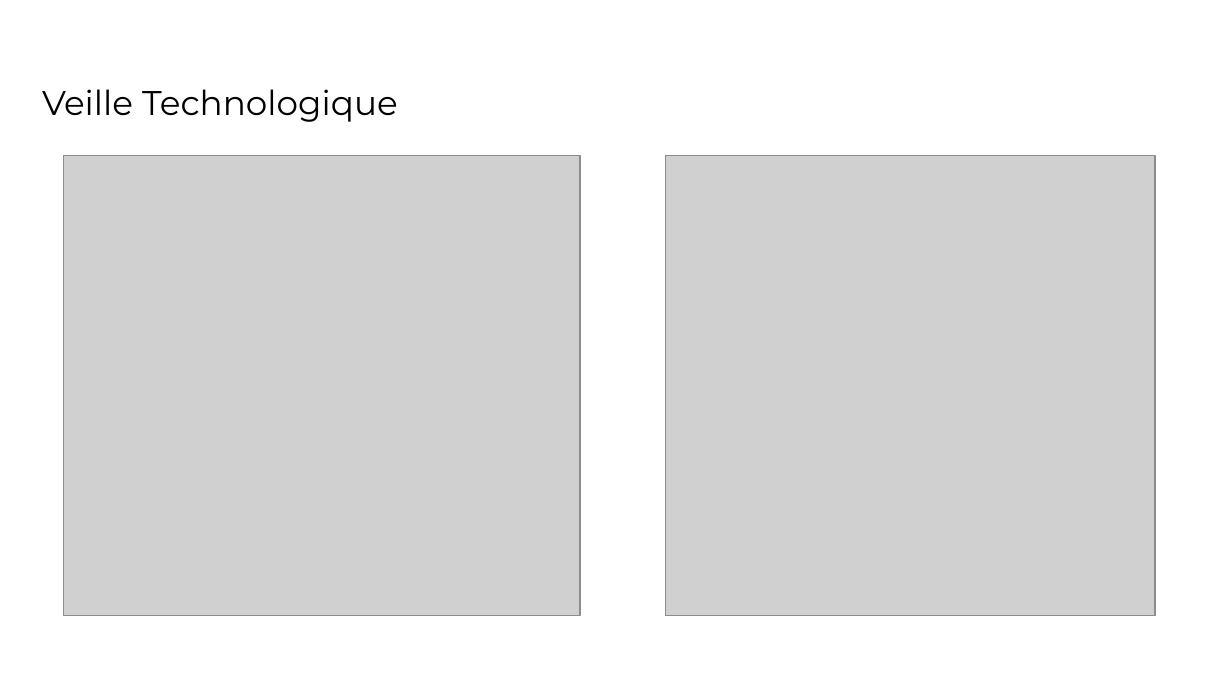
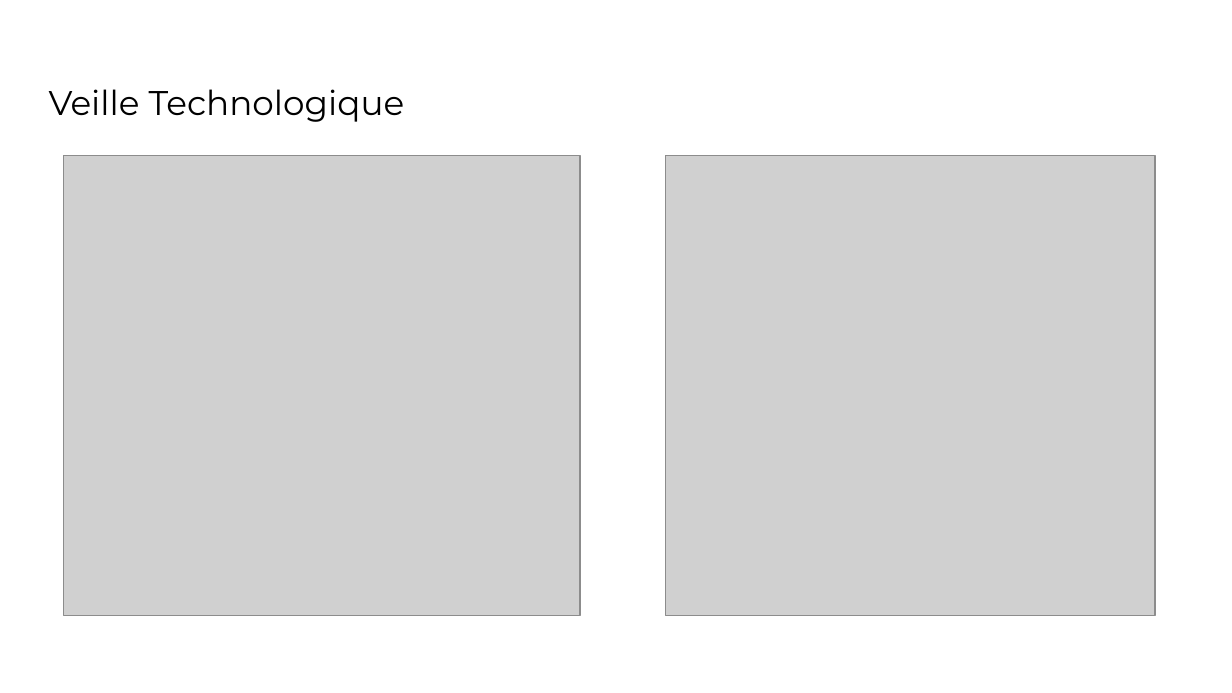
Before and after one commit to LMgit91/Planifiez-le-projet-de-votre-client, a slide deck: slide 14 of Présentation.pptx (slide 13 before the commit). Drawn at 1232x693 pixels with LibreOffice and Linux fonts; fonts in the diff are those of the drawing; grey boxes stand for pictures. Boxes give left, top, right and bottom in pixels: in the first picture for what was removed or moved away, otherwise in the second. Text is boxed around its words. In the diff, an @@ line names an element or a change of style, - is before the commit and + after.

```diff
--- a/Présentation.pptx
+++ b/Présentation.pptx
@@ title "Veille Technologique": place and size @@
-title "Veille Technologique" at box(42, 89, 398, 122)
+title "Veille Technologique" at box(49, 89, 405, 122)
```
Also in this commit, not shown: 1 slide added.
